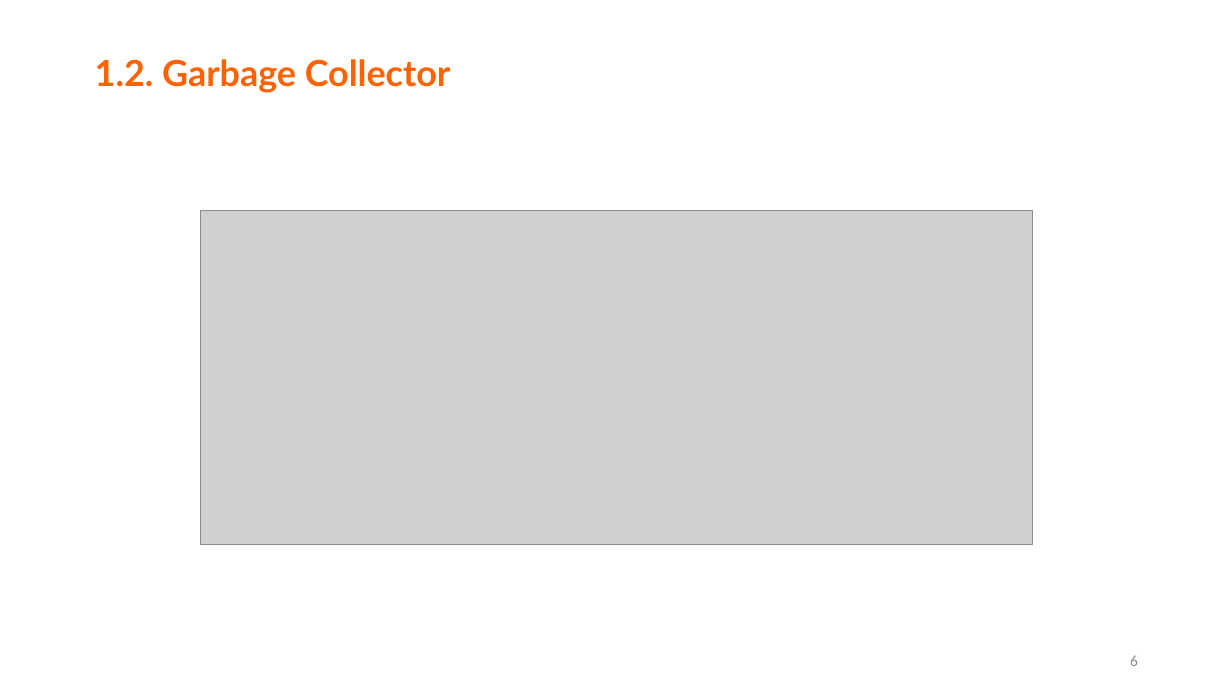
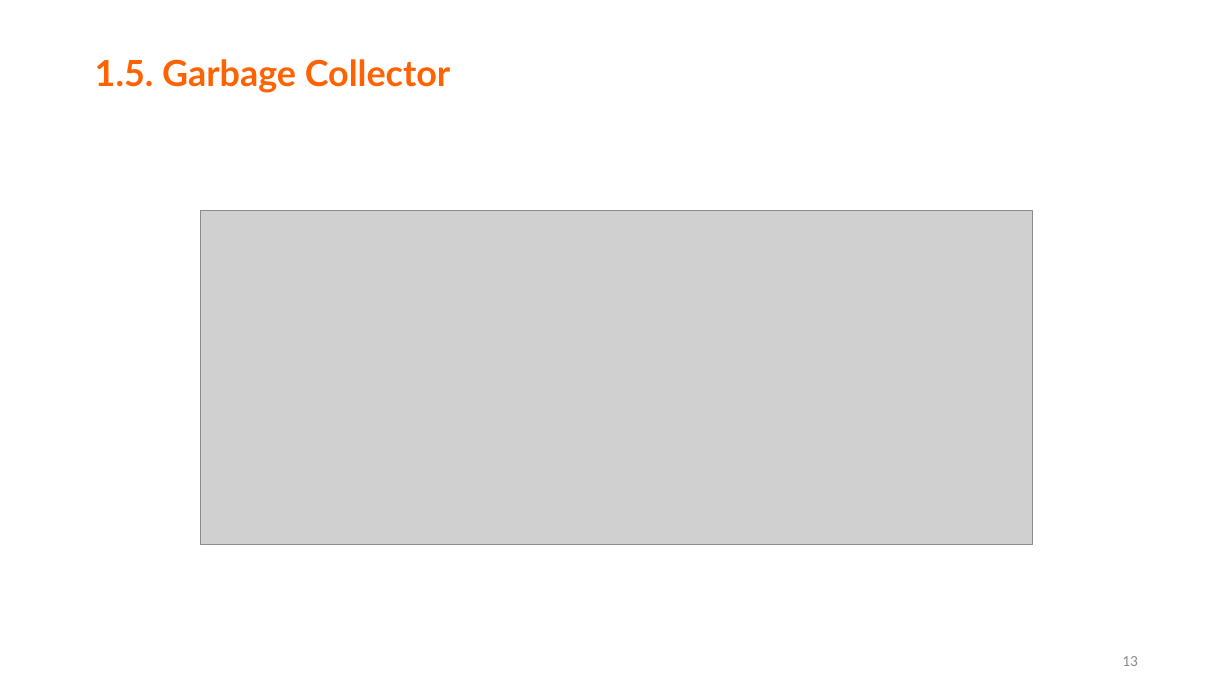
Before and after one commit to morelq/PodstawyCsharp, a slide deck: slide 13 of Podstawy Csharp v2.pptx (slide 6 before the commit). Drawn at 1232x693 pixels with LibreOffice and Linux fonts; fonts in the diff are those of the drawing; grey boxes stand for pictures. Boxes give left, top, right and bottom in pixels: in the first picture for what was removed or moved away, otherwise in the second. Text is boxed around its words. In the diff, an @@ line names an element or a change of style, - is before the commit and + after.

```diff
--- a/Podstawy Csharp v2.pptx
+++ b/Podstawy Csharp v2.pptx
@@ title at [95,59,450,93]: text changed @@
-1.2. Garbage Collector
+1.5. Garbage Collector
@@ page number at [1122,656,1138,666]: text changed @@
-6
+13
```
Also in this commit, not shown: 19 other slides changed, 10 slides added, 3 slides removed, 14 other files.
